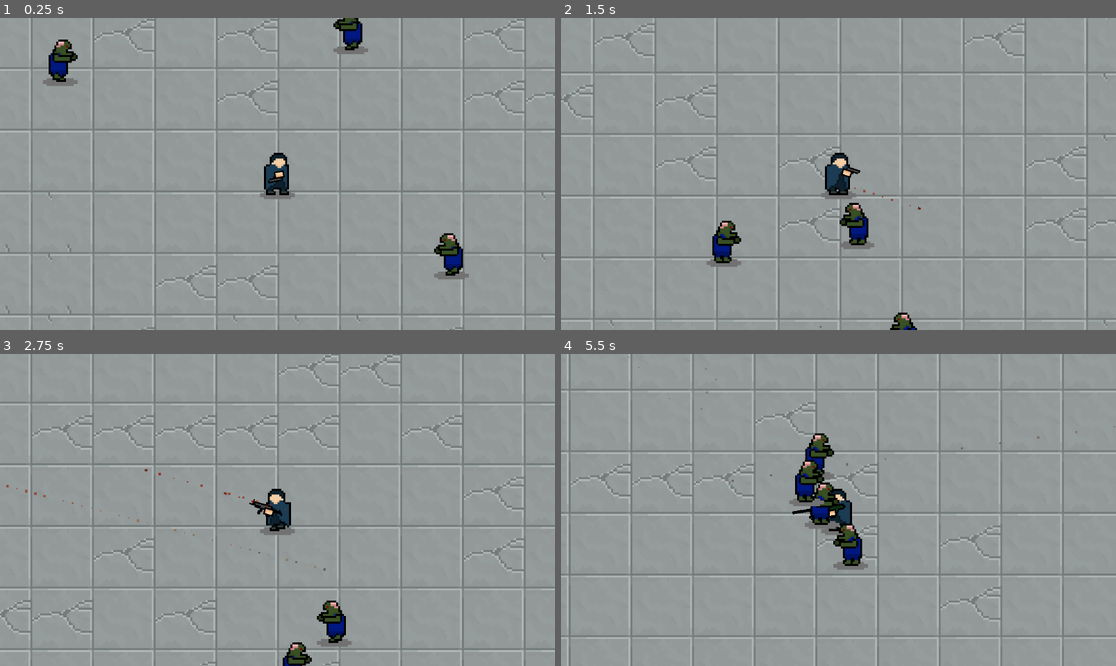
Above: before the commit, frames 1-4 (two rows, left to right).
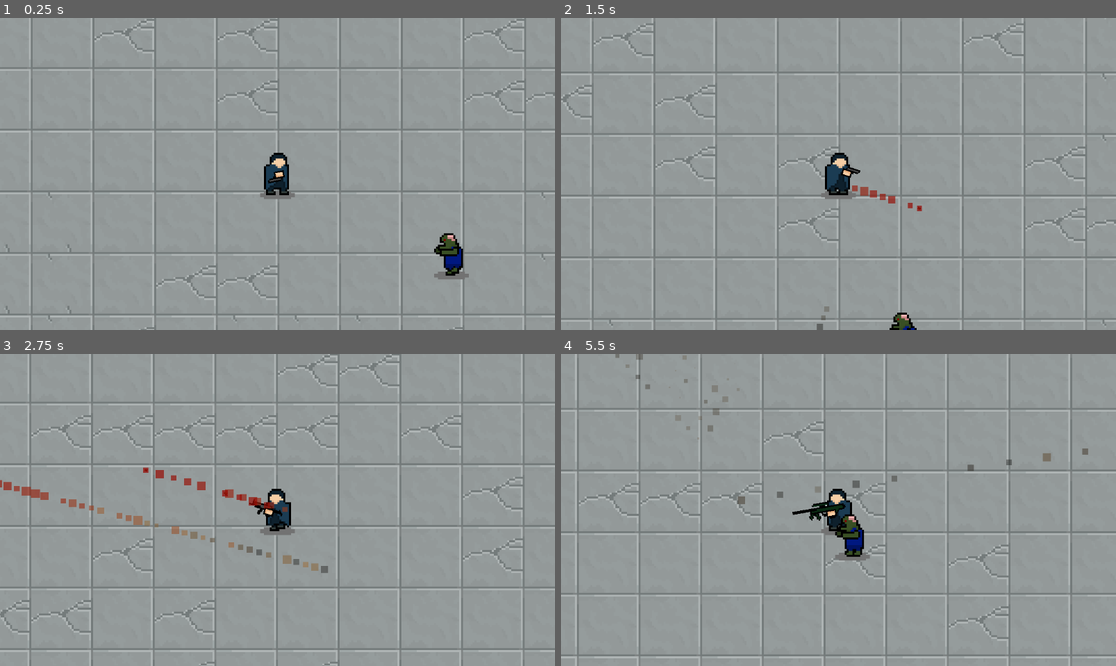
Above: after the commit, the same moments.

Repository: userbooi/Daydream-Toronto
Game: Godot game, scene res://Scenes/main.tscn
Two runs of this game, one before a commit and one after it. Both use one fixed random seed, a clock stepped at 60 frames per second and the inputs below.
Inputs (mouse positions are in pixels of both pictures, inside the frame that each line leads up to):
- Up to frame 1 (0.25 s): no input
- Up to frame 2 (1.5 s): move the mouse to (810, 236) at 0.52 s; press the mouse at (810, 236) at 0.53 s; hold W (up) from 0.53 s (still down); move the mouse to (1005, 220) at 1.27 s; release the mouse at (1005, 220) at 1.28 s; click (1005, 220) at 1.35 s
- Up to frame 3 (2.75 s): move the mouse to (111, 463) at 2.02 s; release W (up) at 2.03 s; press the mouse at (111, 463) at 2.03 s; hold A (left) from 2.03 s (still down); tap 1 (switch_weapon) at 2.1 s
- Up to frame 4 (5.5 s): move the mouse to (866, 510) at 2.77 s; release the mouse at (866, 510) at 2.78 s; click (866, 510) at 2.85 s; move the mouse to (755, 432) at 3.52 s; release A (left) at 3.53 s; press the mouse at (755, 432) at 3.53 s; hold S (down) 3.53-4.28 s; move the mouse to (960, 494) at 4.27 s; release the mouse at (960, 494) at 4.28 s; hold D (right) 4.28-5.03 s; tap 1 (switch_weapon) at 4.35 s; click (960, 494) at 4.55 s; move the mouse to (727, 525) at 5.02 s; press the mouse at (727, 525) at 5.03 s; hold W (up) from 5.03 s (still down)

The runs differ from the first frame. In frame 1, 1.1% of the frame differs, in the area x 7-67%, y 0-22%; in frame 2, 4.9%; in frame 3, 5.7%; in frame 4, 20%, in the area x 0-100%, y 0-100%.

Commit message:
Added hitbox, hurtbox, and partial health component

Diff:
--- a/Autoload/game.gd
+++ b/Autoload/game.gd
@@ -17,12 +17,12 @@
 	"bacon": preload("res://Assets/crosshair/bacon_cross.png")
 }
 var gun_stats: Dictionary = {
-	"pistol":   [200, 34, 400, 200, 0.5],
-	"smg":      [300, 20, 400, 150, 0.1],
-	"sniper":   [800, 100, 1, 1000, 1],
-	"tommy":    [250, 40, 1200, 200, 0.27],
-	"sawedoff": [200, 70, 1200, 100, 0.7],
-	"bacon":    [100, 1000000000, 1200, 0, 0.05],
+	"pistol":   [200, 34, 400, 20, 0.5],
+	"smg":      [300, 20, 400, 15, 0.1],
+	"sniper":   [800, 100, 1, 100, 1],
+	"tommy":    [250, 40, 1200, 20, 0.27],
+	"sawedoff": [200, 70, 1200, 10, 0.7],
+	"bacon":    [100, 100000, 120, 0, 0.05],
 }
 #@export var speed: float
 #@export var damage: int
--- /dev/null
+++ b/Scenes/Components/HealthComponent.tscn
@@ -0,0 +1,6 @@
+[gd_scene load_steps=2 format=3 uid="uid://8ho2komjmpkt"]
+
+[ext_resource type="Script" path="res://Scripts/Components/health_component.gd" id="1_el60e"]
+
+[node name="HealthComponent" type="Node"]
+script = ExtResource("1_el60e")
--- /dev/null
+++ b/Scenes/Components/HitboxComponent.tscn
@@ -0,0 +1,6 @@
+[gd_scene load_steps=2 format=3 uid="uid://cwmfb2bbg5ct1"]
+
+[ext_resource type="Script" path="res://Scripts/Components/hitbox_component.gd" id="1_bwm2h"]
+
+[node name="HitboxComponent" type="Area2D"]
+script = ExtResource("1_bwm2h")
--- /dev/null
+++ b/Scenes/Components/HurtboxComponent.tscn
@@ -0,0 +1,6 @@
+[gd_scene load_steps=2 format=3 uid="uid://r15nvovg8o0i"]
+
+[ext_resource type="Script" path="res://Scripts/Components/hurtbox_component.gd" id="1_l0bcy"]
+
+[node name="HurtboxComponent" type="Area2D"]
+script = ExtResource("1_l0bcy")
--- a/Scenes/bullet.tscn
+++ b/Scenes/bullet.tscn
@@ -1,7 +1,8 @@
-[gd_scene load_steps=6 format=3 uid="uid://cydowym7b3a1m"]
+[gd_scene load_steps=8 format=3 uid="uid://bjpdqqlb8qj3x"]
 
 [ext_resource type="Script" path="res://Scripts/bullet.gd" id="1_l2x30"]
 [ext_resource type="Texture2D" uid="uid://xo34pu753r1u" path="res://Assets/guns/bullet.png" id="1_xqav1"]
+[ext_resource type="Script" path="res://Scripts/Components/hitbox_component.gd" id="3_6wey2"]
 
 [sub_resource type="RectangleShape2D" id="RectangleShape2D_ccltp"]
 size = Vector2(14, 13)
@@ -14,9 +15,12 @@
 offsets = PackedFloat32Array(0, 0.333333, 0.53125, 0.989583)
 colors = PackedColorArray(0.584689, 0.0197829, 1.92523e-07, 0.701961, 0.613392, 0.420509, 0.198725, 0.478431, 0, 0, 0, 0.38145, 0.403922, 0.27451, 0.121569, 0.156863)
 
+[sub_resource type="RectangleShape2D" id="RectangleShape2D_1m0h8"]
+size = Vector2(22, 16)
+
 [node name="bullet" type="CharacterBody2D"]
 position = Vector2(9, 0)
-scale = Vector2(2, 2)
+scale = Vector2(10, 10)
 collision_layer = 8
 collision_mask = 6
 script = ExtResource("1_l2x30")
@@ -39,8 +43,18 @@
 emission_shape = 1
 emission_sphere_radius = 1.0
 gravity = Vector2(0, 0)
-scale_amount_max = 3.0
+scale_amount_min = 5.0
+scale_amount_max = 10.0
 scale_amount_curve = SubResource("Curve_hshfw")
 color_ramp = SubResource("Gradient_vxr86")
 
+[node name="HitboxComponent" type="Area2D" parent="."]
+collision_layer = 24
+collision_mask = 128
+script = ExtResource("3_6wey2")
+
+[node name="CollisionShape2D" type="CollisionShape2D" parent="HitboxComponent"]
+shape = SubResource("RectangleShape2D_1m0h8")
+
 [connection signal="timeout" from="Timer" to="." method="_on_timer_timeout"]
+[connection signal="hit" from="HitboxComponent" to="." method="_on_hitbox_component_hit"]
--- a/Scenes/main.gd
+++ /dev/null
@@ -1,11 +0,0 @@
-extends Node2D
-
-
-# Called when the node enters the scene tree for the first time.
-func _ready() -> void:
-	pass
-
-
-# Called every frame. 'delta' is the elapsed time since the previous frame.
-func _process(delta: float) -> void:
-	pass
--- a/Scenes/main.tscn
+++ b/Scenes/main.tscn
@@ -685,16 +685,4 @@
 position = Vector2(190, 84)
 lock_rotation = true
 
-[node name="Zombie8" parent="." instance=ExtResource("2_eiouw")]
-position = Vector2(31, 275)
-lock_rotation = true
-
-[node name="Zombie9" parent="." instance=ExtResource("2_eiouw")]
-position = Vector2(79, -162)
-lock_rotation = true
-
-[node name="Zombie10" parent="." instance=ExtResource("2_eiouw")]
-position = Vector2(-233, -126)
-lock_rotation = true
-
 [node name="Projectiles" type="Node" parent="."]
--- a/Scenes/player.tscn
+++ b/Scenes/player.tscn
@@ -6,8 +6,10 @@
 [ext_resource type="Texture2D" uid="uid://cctaskn5ganqh" path="res://Assets/entities/player_walk3.png" id="4_c5xfw"]
 [ext_resource type="Texture2D" uid="uid://c7lws6ughattj" path="res://Assets/entities/player_walk4.png" id="5_58fnv"]
 [ext_resource type="Texture2D" uid="uid://crowdnien4gaw" path="res://Assets/entities/player_walk5.png" id="6_igv3n"]
-[ext_resource type="Script" path="res://Scenes/Components/physics_component.gd" id="7_jyxg6"]
+[ext_resource type="Script" path="res://Scripts/Components/physics_component.gd" id="7_jyxg6"]
 [ext_resource type="PackedScene" uid="uid://dr0nl1qny8n4r" path="res://Scenes/guns.tscn" id="8_n14a5"]
+[ext_resource type="Script" path="res://Scripts/Components/health_component.gd" id="9_v7qyx"]
+[ext_resource type="Script" path="res://Scripts/Components/hurtbox_component.gd" id="10_dnbly"]
 
 [sub_resource type="SpriteFrames" id="SpriteFrames_g6t0i"]
 animations = [{
@@ -41,8 +43,10 @@
 }]
 
 [sub_resource type="CapsuleShape2D" id="CapsuleShape2D_ydr1x"]
-radius = 7.0
-height = 34.0
+height = 26.0
+
+[sub_resource type="RectangleShape2D" id="RectangleShape2D_dawwe"]
+size = Vector2(20, 26)
 
 [node name="Player" type="RigidBody2D"]
 collision_mask = 6
@@ -50,6 +54,7 @@
 gravity_scale = 0.0
 lock_rotation = true
 script = ExtResource("1_jnvt1")
+max_health = 100.0
 movement_speed = 200.0
 acceleration = 800.0
 friction = 800.0
@@ -65,13 +70,25 @@
 zoom = Vector2(2, 2)
 position_smoothing_speed = 10.0
 
-[node name="PhysicsComponent" type="Node" parent="."]
-script = ExtResource("7_jyxg6")
-
 [node name="CollisionShape2D" type="CollisionShape2D" parent="."]
-rotation = 1.5708
+position = Vector2(0, -16)
 shape = SubResource("CapsuleShape2D_ydr1x")
 
 [node name="guns" parent="." instance=ExtResource("8_n14a5")]
 position = Vector2(5, -19)
 scale = Vector2(1.5, 1.5)
+
+[node name="PhysicsComponent" type="Node" parent="."]
+script = ExtResource("7_jyxg6")
+
+[node name="HealthComponent" type="Node" parent="."]
+script = ExtResource("9_v7qyx")
+
+[node name="HurtboxComponent" type="Area2D" parent="."]
+collision_layer = 32
+collision_mask = 64
+script = ExtResource("10_dnbly")
+
+[node name="CollisionShape2D" type="CollisionShape2D" parent="HurtboxComponent"]
+position = Vector2(0, -16)
+shape = SubResource("RectangleShape2D_dawwe")
--- a/Scenes/zombie.tscn
+++ b/Scenes/zombie.tscn
@@ -6,7 +6,10 @@
 [ext_resource type="Texture2D" uid="uid://bf46ed0v1cvhy" path="res://Assets/entities/zombie_walking3.png" id="3_qv8td"]
 [ext_resource type="Texture2D" uid="uid://dijgp4w01ihse" path="res://Assets/entities/zombie_walking4.png" id="4_4no3n"]
 [ext_resource type="Texture2D" uid="uid://ddmep2wkkmpu2" path="res://Assets/entities/zombie_walking5.png" id="5_juhmj"]
-[ext_resource type="Script" path="res://Scenes/Components/physics_component.gd" id="6_eerim"]
+[ext_resource type="Script" path="res://Scripts/Components/physics_component.gd" id="6_eerim"]
+[ext_resource type="Script" path="res://Scripts/Components/health_component.gd" id="8_n4y82"]
+[ext_resource type="Script" path="res://Scripts/Components/hurtbox_component.gd" id="9_pisbc"]
+[ext_resource type="Script" path="res://Scripts/Components/hitbox_component.gd" id="10_1yvik"]
 
 [sub_resource type="SpriteFrames" id="SpriteFrames_wet8x"]
 animations = [{
@@ -45,11 +48,20 @@
 [sub_resource type="CircleShape2D" id="CircleShape2D_sb41j"]
 radius = 120.017
 
+[sub_resource type="RectangleShape2D" id="RectangleShape2D_k3x42"]
+size = Vector2(34, 44)
+
+[sub_resource type="CapsuleShape2D" id="CapsuleShape2D_aqpfa"]
+radius = 15.0
+height = 36.0
+
 [node name="Zombie" type="RigidBody2D"]
 collision_layer = 2
 collision_mask = 7
 gravity_scale = 0.0
 script = ExtResource("1_yqs2x")
+max_health = 100.0
+damage = 1.0
 movement_speed = 100.0
 acceleration = 1000.0
 offset_magnitude_range = 50.0
@@ -60,20 +72,42 @@
 sprite_frames = SubResource("SpriteFrames_wet8x")
 animation = &"walk"
 
-[node name="PhysicsComponent" type="Node" parent="."]
-script = ExtResource("6_eerim")
-
 [node name="CollisionShape2D" type="CollisionShape2D" parent="."]
 position = Vector2(0, -12)
 shape = SubResource("CapsuleShape2D_2cuyc")
 
 [node name="Area2D" type="Area2D" parent="."]
 position = Vector2(0, -17)
-collision_layer = 2
+collision_layer = 0
 
 [node name="CollisionShape2D" type="CollisionShape2D" parent="Area2D"]
+visible = false
 position = Vector2(0, 6)
 shape = SubResource("CircleShape2D_sb41j")
+
+[node name="PhysicsComponent" type="Node" parent="."]
+script = ExtResource("6_eerim")
+
+[node name="HealthComponent" type="Node" parent="."]
+script = ExtResource("8_n4y82")
+
+[node name="HurtboxComponent" type="Area2D" parent="."]
+collision_layer = 128
+collision_mask = 24
+script = ExtResource("9_pisbc")
+
+[node name="CollisionShape2D" type="CollisionShape2D" parent="HurtboxComponent"]
+position = Vector2(0, -17)
+shape = SubResource("RectangleShape2D_k3x42")
+
+[node name="HitboxComponent" type="Area2D" parent="."]
+collision_layer = 64
+collision_mask = 32
+script = ExtResource("10_1yvik")
+
+[node name="CollisionShape2D" type="CollisionShape2D" parent="HitboxComponent"]
+position = Vector2(0, -12)
+shape = SubResource("CapsuleShape2D_aqpfa")
 
 [connection signal="body_entered" from="." to="." method="_on_body_entered"]
 [connection signal="body_exited" from="." to="." method="_on_body_exited"]
--- /dev/null
+++ b/Scripts/Components/health_component.gd
@@ -0,0 +1,60 @@
+class_name HealthComponent
+extends Node
+
+
+signal died
+signal healed(amount: float)
+signal hurt(amount: float)
+
+@onready var parent: Node2D = get_parent()
+
+
+var max_health: float:
+	set (value):
+		max_health = value
+		if current_health > max_health:
+			current_health = max_health
+var current_health: float:
+	set (value):
+		current_health = value
+		if current_health > max_health:
+			current_health = max_health
+		if current_health <= 0 and not is_dead:
+			just_died()
+var is_dead: bool = false
+
+
+func _ready() -> void:
+	parent = get_parent()
+	max_health = parent.max_health
+	current_health = max_health
+
+
+func take_damage(damage: float) -> bool:
+	print("damage taken:", damage)
+	current_health -= damage
+	emit_signal("hurt", damage)
+	return true
+
+
+
+func heal(heal_amount: float) -> void:
+	emit_signal("healed", heal_amount)
+	current_health += heal_amount
+
+
+func set_health(new_health: float) -> void:
+	current_health = new_health
+
+
+func set_max_health(new_max_health: float) -> void:
+	max_health = new_max_health
+
+
+func reset_health() -> void:
+	current_health = max_health
+
+
+func just_died() -> void:
+	is_dead = true
+	emit_signal("died")
--- /dev/null
+++ b/Scripts/Components/hitbox_component.gd
@@ -0,0 +1,32 @@
+class_name HitboxComponent
+extends Area2D
+
+
+signal hit(hurtbox: HurtboxComponent)
+
+@onready var parent: Node2D = get_parent()
+
+var damage: float
+var knockback_force: float
+var original_position: Vector2
+var hit_list: Array
+
+
+func _ready() -> void:
+	damage = parent.damage
+	knockback_force = parent.knockback_force
+
+
+func _process(delta: float) -> void:
+	hit_list = get_overlapping_areas()
+	if hit_list:
+		var closest: HurtboxComponent = hit_list[0]
+		for hurtbox in hit_list:
+			if original_position.distance_to(hurtbox.global_position) < original_position.distance_to(closest.global_position):
+				closest = hurtbox
+		hit.emit(closest)
+		if not original_position:
+			original_position = global_position
+		closest.recieve_hit(self)
+		if parent.name == "bullet":
+			call_deferred("queue_free")
--- /dev/null
+++ b/Scripts/Components/hurtbox_component.gd
@@ -0,0 +1,50 @@
+class_name HurtboxComponent
+extends Area2D
+
+
+signal hurt(hitbox_component: HitboxComponent)
+
+@onready var parent: Node2D = get_parent()
+
+
+func recieve_hit(hitbox_component: HitboxComponent) -> void:
+	var health_component: HealthComponent = parent.health_component
+	if health_component.take_damage(hitbox_component.damage):
+		hurt.emit(hitbox_component)
+		#Game.game_manager.spawn_damage_number(hitbox_component.global_position, hitbox_component.damage)
+		flash_sprite()
+		recieve_knockback(hitbox_component)
+
+
+func flash_sprite() -> void:
+	const FLASH_DURATION: float = 0.12
+	var sprite: AnimatedSprite2D = parent.get_node("AnimatedSprite2D")
+	var mat: ShaderMaterial = sprite.material
+
+	if mat:
+		var total_time: float = max(parent.iframes_duration, FLASH_DURATION)
+		var iterations: int = int(ceil(total_time / FLASH_DURATION / 2))
+
+		for i: int in range(iterations):
+			mat.set_shader_parameter("enabled", true)
+			await get_tree().create_timer(FLASH_DURATION).timeout
+			mat.set_shader_parameter("enabled", false)
+
+			if i < iterations - 1:
+				await get_tree().create_timer(FLASH_DURATION).timeout
+
+
+func recieve_knockback(hitbox_component: HitboxComponent) -> void:
+	var direction: Vector2 = (parent.global_position - hitbox_component.original_position).normalized()
+	var knockback_force: Vector2 = direction * hitbox_component.knockback_force * 5
+	parent.physics_component.impulse_velocity += knockback_force
+
+
+#func _process(delta: float) -> void:
+	#var overlapping_bodies: Array = get_overlapping_bodies()
+	#for body in overlapping_bodies:
+		#if not is_instance_valid(body.hitbox_component):
+			#continue
+		#var hitbox_component: HitboxComponent = body.hitbox_component
+		#print("process hit")
+		#recieve_hit(hitbox_component)
--- a/Scenes/Components/physics_component.gd
+++ b/Scripts/Components/physics_component.gd
@@ -8,5 +8,5 @@
 var velocity: Vector2 = Vector2.ZERO
 
 func _physics_process(delta: float) -> void:
+	impulse_velocity = impulse_velocity.move_toward(Vector2.ZERO, delta * 500)
 	velocity = base_velocity + impulse_velocity
-	impulse_velocity = impulse_velocity.move_toward(Vector2.ZERO, delta * 500)
--- a/Scripts/bullet.gd
+++ b/Scripts/bullet.gd
@@ -1,10 +1,14 @@
 extends CharacterBody2D
+
+@onready var hitbox_component: HitboxComponent = $HitboxComponent
+@onready var physics_component: PhysicsComponent = $PhysicsComponent
 
 @export var speed: float
 @export var damage: int
 @export var maxrange: float
-@export var knockback: float
+@export var knockback_force: float
 @export var travelled: float = 0
+
 var time_alive = 0
 var multiplier = 3
 
@@ -12,8 +16,11 @@
 var starting_point: Vector2
 var end_point: Vector2
 
+var has_hit = false
+
 func _ready() -> void:
 	end_point = get_global_mouse_position()
+	hitbox_component.original_position = global_position
 
 func set_pos(pos: Vector2):
 	position = pos
@@ -43,3 +50,8 @@
 
 func _on_timer_timeout() -> void:
 	time_alive += 0.1
+
+
+func _on_hitbox_component_hit(hurtbox: HurtboxComponent) -> void:
+	has_hit = true
+	queue_free()
--- a/Scripts/guns.gd
+++ b/Scripts/guns.gd
@@ -47,7 +47,7 @@
 	bullet_instance.speed = Game.gun_stats[Game.gun_names[Game.gun_num]][0]
 	bullet_instance.damage = Game.gun_stats[Game.gun_names[Game.gun_num]][1]
 	bullet_instance.maxrange = Game.gun_stats[Game.gun_names[Game.gun_num]][2]
-	bullet_instance.knockback = Game.gun_stats[Game.gun_names[Game.gun_num]][3]
+	bullet_instance.knockback_force = Game.gun_stats[Game.gun_names[Game.gun_num]][3]
 	get_node("/root/Main/Projectiles").add_child(bullet_instance)
 
 func detect_angle():
--- a/Scripts/player.gd
+++ b/Scripts/player.gd
@@ -1,4 +1,15 @@
 extends RigidBody2D
+
+@onready
+var health_component: HealthComponent = $HealthComponent
+@export
+var max_health : float
+
+@onready
+var hurtbox_component: HurtboxComponent = $HurtboxComponent
+@onready
+var physics_component : PhysicsComponent = $PhysicsComponent
+
 
 @export
 var movement_speed : float
@@ -6,9 +17,6 @@
 var acceleration : float
 @export
 var friction : float
-
-@onready
-var physics_component : PhysicsComponent = get_node("PhysicsComponent")
 
 func _ready() -> void:
 	Game.player = self
@@ -36,3 +44,8 @@
 
 	physics_component.base_velocity = current_velocity
 	state.linear_velocity = physics_component.velocity
+
+
+func _on_death() -> void:
+	Game.player = null
+	queue_free()
--- a/Scripts/zombie.gd
+++ b/Scripts/zombie.gd
@@ -1,14 +1,15 @@
 extends RigidBody2D
 
-@export
-var movement_speed : float
-@export
-var acceleration : float
-@export
-var offset_magnitude_range : float
+@onready var health_component: HealthComponent = $HealthComponent
+@export var max_health: float
 
-@onready
-var physics_component : PhysicsComponent = get_node("PhysicsComponent")
+@onready var hitbox_component: HitboxComponent = $HitboxComponent
+@export var damage: float
+@export var knockback_force: float
+
+@onready var hurtbox_component: HurtboxComponent = $HurtboxComponent
+
+@onready var physics_component: PhysicsComponent = $PhysicsComponent
 
 enum STATE {
 	CHASING,
@@ -20,6 +21,13 @@
 var chasing_offset = Vector2.ZERO
 
 var player_position: Vector2
+
+@export
+var movement_speed : float
+@export
+var acceleration : float
+@export
+var offset_magnitude_range : float
 
 func _integrate_forces(state: PhysicsDirectBodyState2D) -> void:
 
@@ -56,7 +64,6 @@
 
 func _on_body_entered(body: Node) -> void:
 	if body == Game.player:
-		print(chasing_offset)
 		current_state = STATE.BLINE
 		chasing_offset = Vector2.ZERO
 
--- a/project.godot
+++ b/project.godot
@@ -62,6 +62,10 @@
 2d_physics/layer_2="enemy"
 2d_physics/layer_3="obstacles"
 2d_physics/layer_4="bullet"
+2d_physics/layer_5="player_hitbox"
+2d_physics/layer_6="player_hurtbox"
+2d_physics/layer_7="enemy_hitbox"
+2d_physics/layer_8="enemy_hurtbox"
 
 [physics]
 
Not shown: 1 places in Scenes/player.tscn that only renumber resources
Not shown: 1 places in Scenes/zombie.tscn that only renumber resources
